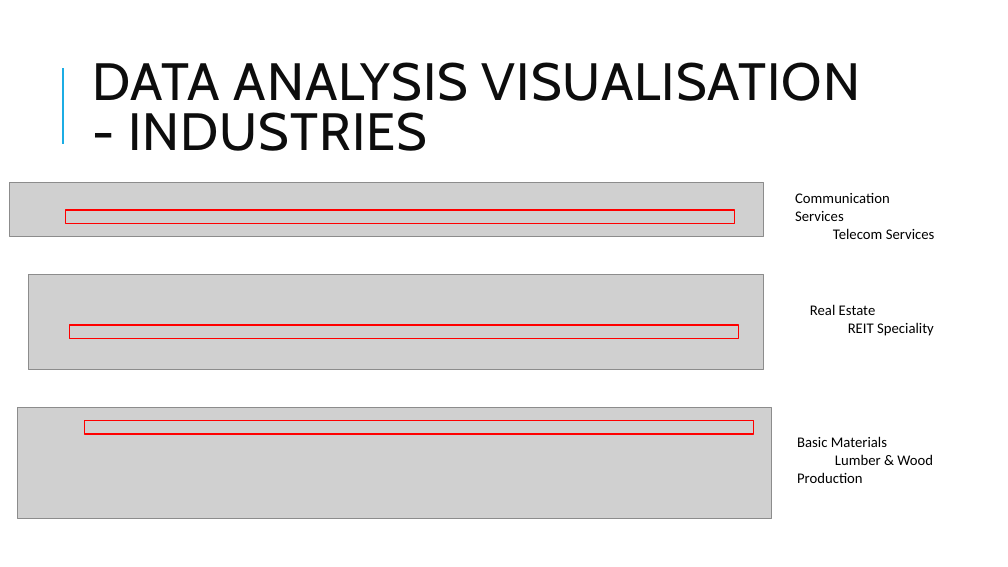
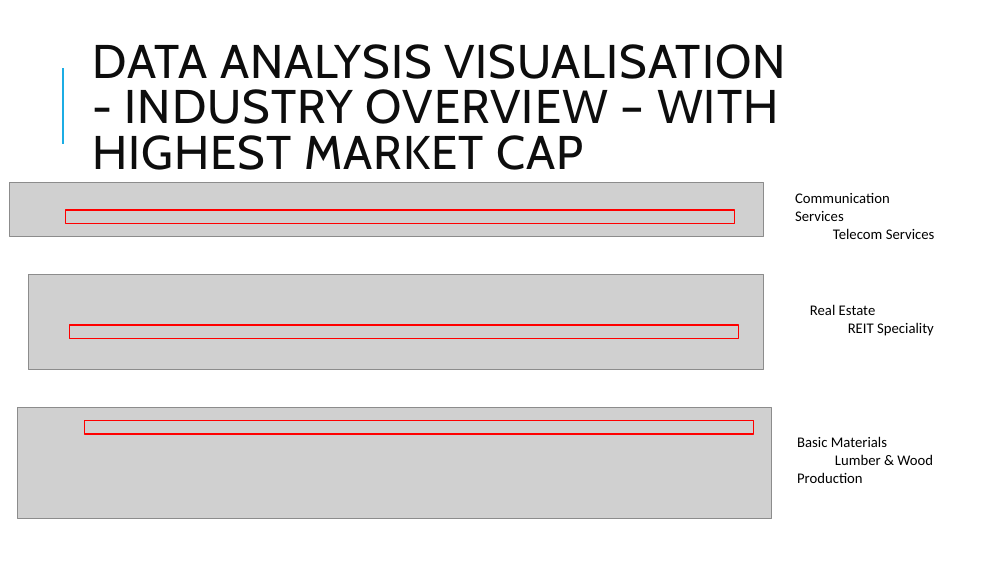
Before and after one commit to jerielwong/dsiPROJECTS, a slide deck: slide 10 of project capstone/Seeking Valuation in US listed companies.pptx (slide 11 before the commit). Drawn at 1008x567 pixels with LibreOffice and Linux fonts; fonts in the diff are those of the drawing; grey boxes stand for pictures. Boxes give left, top, right and bottom in pixels: in the first picture for what was removed or moved away, otherwise in the second. Text is boxed around its words. In the diff, an @@ line names an element or a change of style, - is before the commit and + after.

```diff
--- a/project capstone/Seeking Valuation in US listed companies.pptx
+++ b/project capstone/Seeking Valuation in US listed companies.pptx
@@ title at box(92, 44, 785, 170): text changed; size 50 to 45 pt @@
-DATA ANALYSIS VISUALISATION - INDUSTRIES
+DATA ANALYSIS VISUALISATION
+- INDUSTRY OVERVIEW – WITH HIGHEST MARKET CAP
```
Also in this commit, not shown: 12 other slides changed, 1 slide removed, 2 other files.
